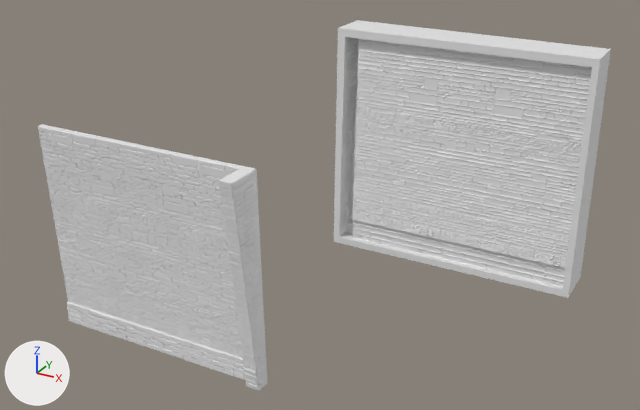
Two versions of the Blender file supporting_wall.blend, one commit apart.
The view is the same before and after, from a camera (50 mm lens) standing at (16.44, -4.01, 7.32) and looking at (5.92, 15.12, -2.25). The axes (+X, +Y, +Z) are drawn at lower left. The lights are the same throughout.

In view in the first picture: 'Supporting _wall', 'Supporting_wall_mould'.
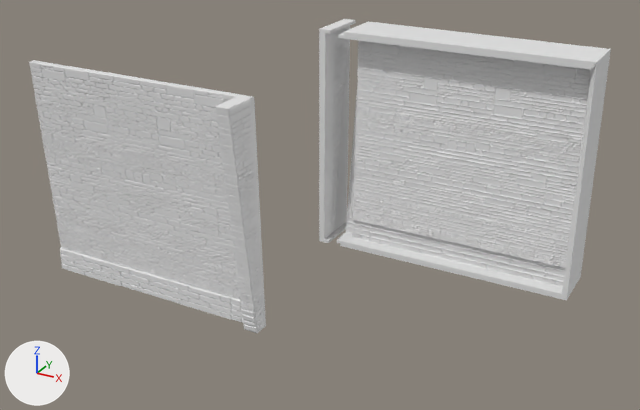
Commit message: Better version of supporting wall mould: two parts so that the mould doesn't have to be destroyed during extraction.

Where the change shows, as pixel boxes [x1, y1, x2, y2] in the pictures (640 x 410 px):
```json
{"object": "Supporting_wall_mould", "change": "reshaped", "before": [334, 20, 611, 298], "after": [337, 21, 611, 301]}
{"object": "Supporting _wall", "change": "moved", "before": [38, 124, 267, 391], "after": [29, 60, 266, 333]}
{"object": "Supportimg_wall_mould_side", "change": "added", "after": [319, 19, 355, 243]}
```

The change, as JSON lines over the scene's bpy script:
```json
{"block": "me_cube_002", "where": "# used by ob_supporting_wall_mould; location = (8.44, 17.69, -1.29); rotation_euler = (0.0, 0.0, 3.142), in degrees (0, 0, 180)"}
{"op": "remove", "block": "me_cube_002", "code": "me_cube_002.from_pydata(...)  # 8097 vertices, 7288 faces; spans x -3.79..3.35, y -1.15..0.2, z -3.26..3.23"}
{"op": "add", "block": "me_cube_002", "code": "me_cube_002.from_pydata(...)  # 7481 vertices, 6714 faces; spans x -3.79..3.19, y -1.15..0.36, z -3.26..3.23"}
{"block": "me_cube_002", "change": "me_cube_002 part 1: 66 vertices moved from x -3.79..3.35, y -1.15..0.2, z -3.26..3.23 to x -3.79..3.16, y -1.15..0.36, z -3.26..3.23; 622 vertices removed from x 3.12..3.35, y -0.94..0.2, z -3.26..3.23; 6 vertices added at x 3.0..3.19, y -1.15..0.36, z -3.26..3.23"}
{"op": "add", "block": "me_cube_003", "code": ["me_cube_003 = bpy.data.meshes.new('Cube.003')", "me_cube_003.from_pydata(...)  # 650 vertices, 549 faces; spans x 3.0..3.35, y -1.16..0.36, z -3.26..3.23"]}
{"op": "set", "path": "ob_supporting__wall.location", "old": "(2.71, 12.16, -3.23)", "new": "(2.71, 12.16, -1.49)"}
{"op": "add", "block": "ob_supportimg_wall_mould_side", "code": ["ob_supportimg_wall_mould_side = bpy.data.objects.new('Supportimg_wall_mould_side', me_cube_003)", "ob_supportimg_wall_mould_side.location = (8.03, 17.69, -1.29)", "ob_supportimg_wall_mould_side.rotation_euler = (0.0, 0.0, 3.142)  # degrees (0, 0, 180)"]}
```
